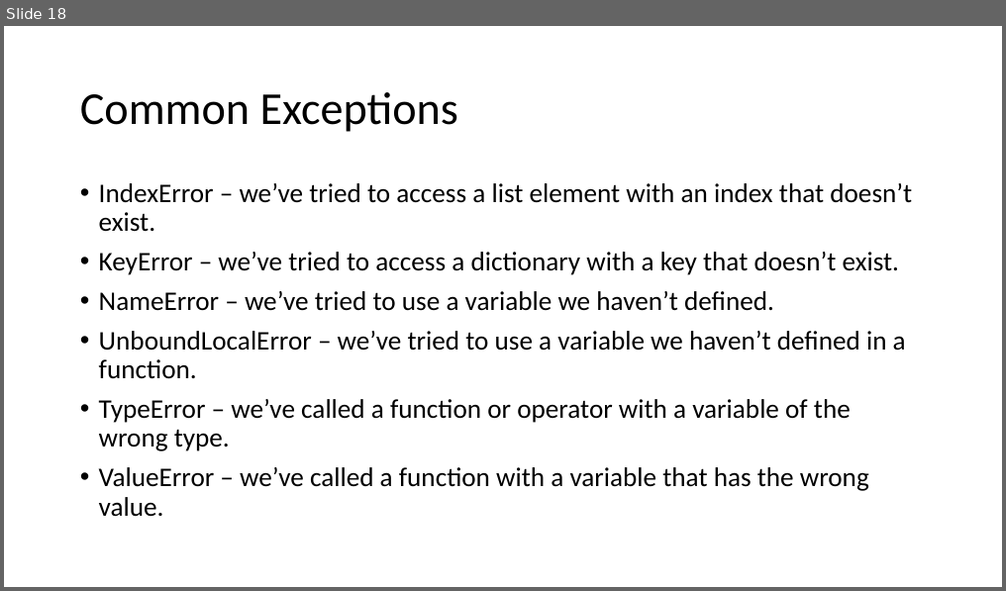
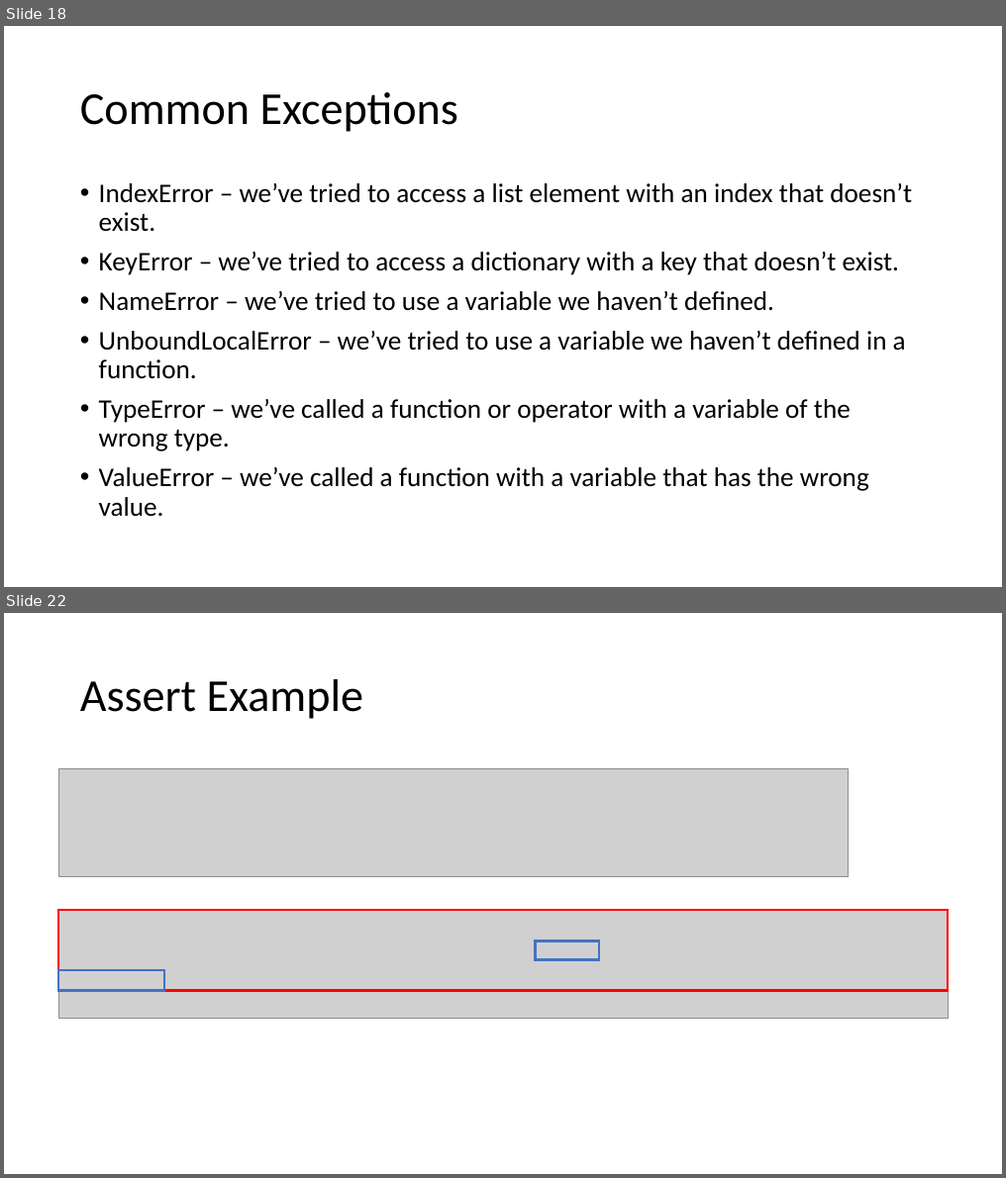
Before and after one commit to engmaths/SEMT10002_2025, a slide deck: Week_13_Consolidation_3_and_Errors/Seminar_6_errors_and_debugging/Errors and Debugging.pptx. Shown one above the other, each under a label of ours: slide 18 before the commit, slides 18 and 22 after it; the slides between them are not shown. The pictures are 1006x591 and 1006x1178 pixels, drawn with LibreOffice and Linux fonts; fonts in the diff are those of the drawing; grey boxes stand for pictures. Boxes give left, top, right and bottom in pixels: in the first picture for what was removed or moved away, otherwise in the second. Text is boxed around its words. In the diff, an @@ line names an element or a change of style, - is before the commit and + after.

```diff
--- a/Week_13_Consolidation_3_and_Errors/Seminar_6_errors_and_debugging/Errors and Debugging.pptx
+++ b/Week_13_Consolidation_3_and_Errors/Seminar_6_errors_and_debugging/Errors and Debugging.pptx
@@ slide 22 added at <box>4,613,1002,1174</box>, background #FFFFFF @@
@@ title added at <box>80,679,363,719</box>, 44 pt, text #000000 @@
+Assert Example
@@ picture added at <box>58,768,848,877</box> @@
@@ picture added at <box>58,910,948,1019</box> @@
@@ rectangle added at <box>58,910,948,991</box>, outline #FF0000 2.25 pt @@
@@ rectangle added at <box>536,941,599,959</box>, outline #4472C4 2.25 pt @@
@@ rectangle added at <box>58,970,164,991</box>, outline #4472C4 2.25 pt @@
```
Also in this commit, not shown: 2 slides changed, 3 other slides added, 3 other files.
